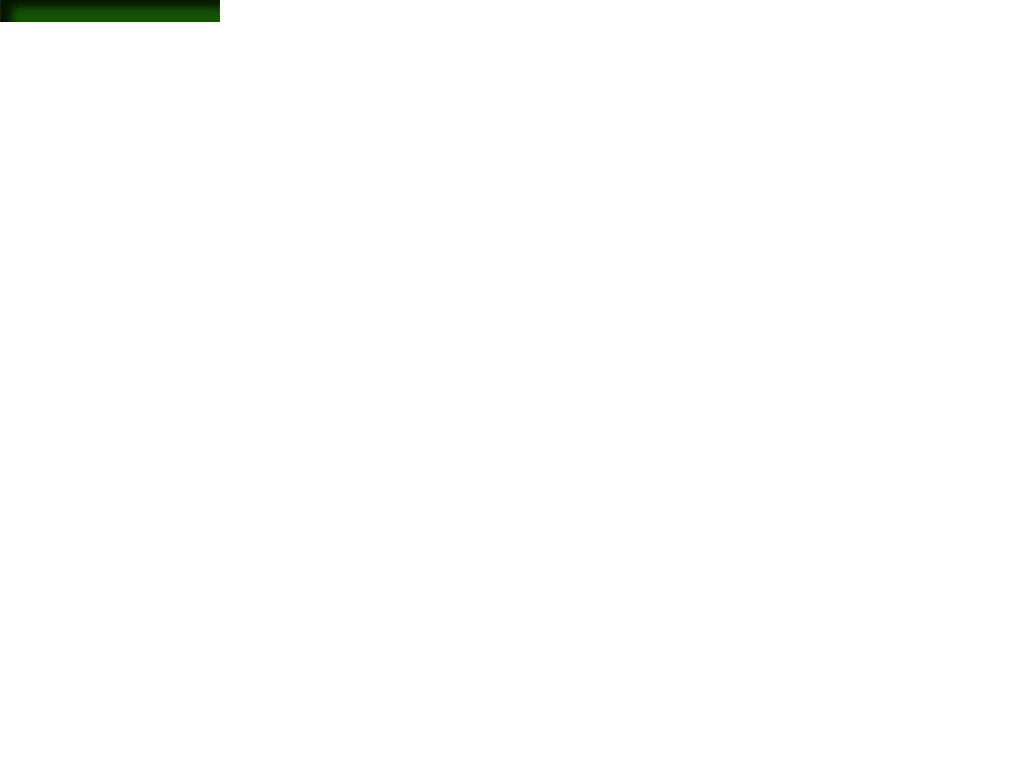
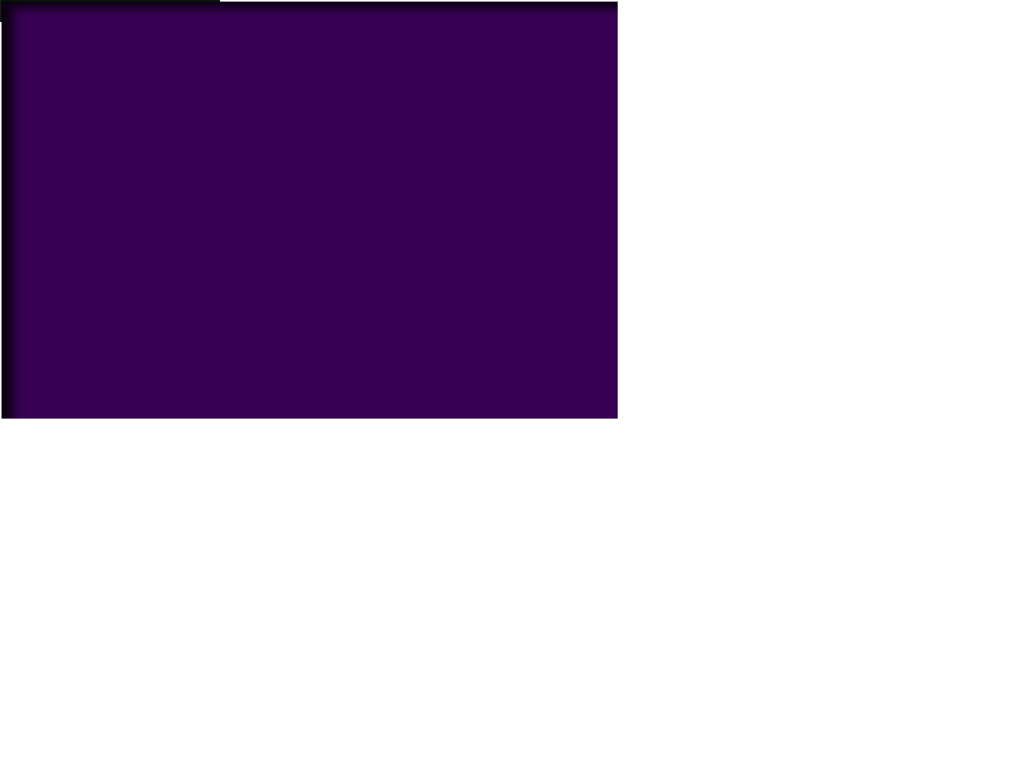
Layers edited between the first and the second 1024 × 768 image:
added layer "Shape 1" above "RPbgPlayer" over [1, 1, 618, 419]
